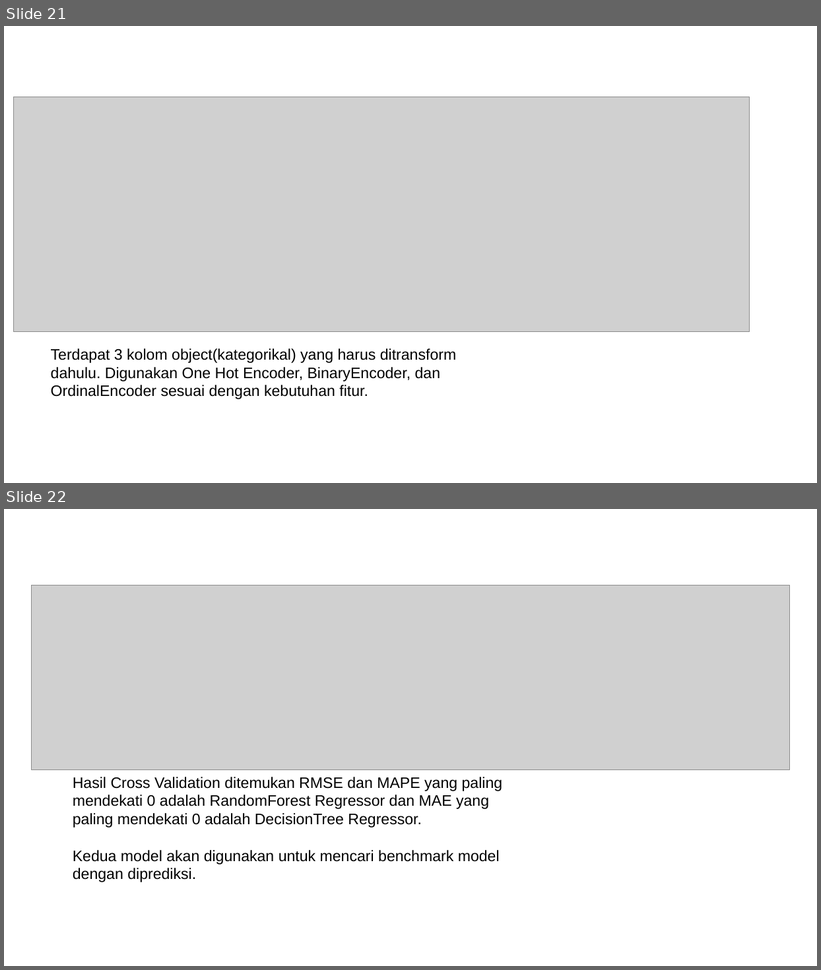
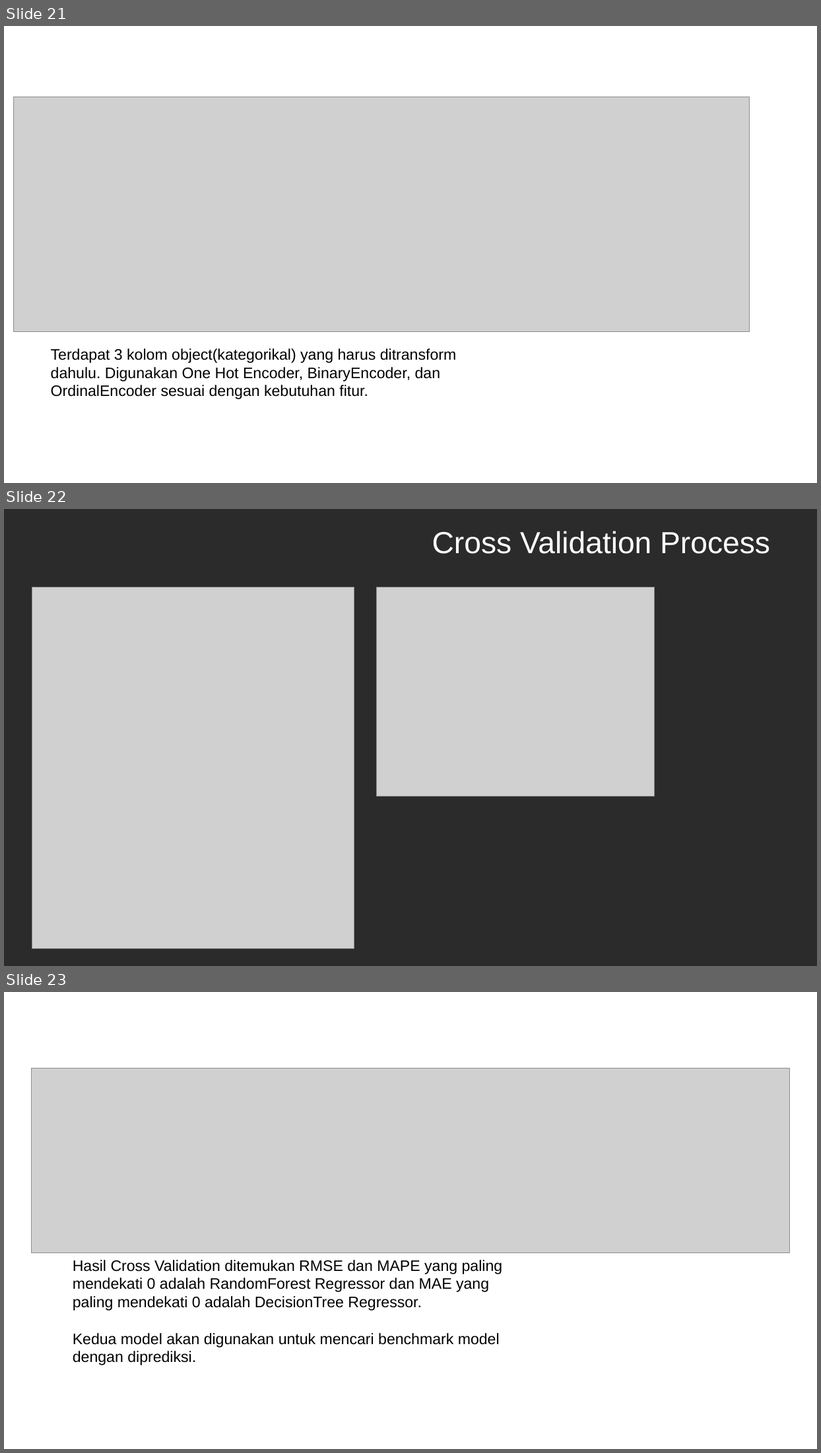
Before and after one commit to edolas315/Capstone-Modul-3, a slide deck: Capstone Modul 3.pptx. Shown one above the other, each under a label of ours: slides 21 and 22 before the commit, slides 21, 22 and 23 after it. The pictures are 821x970 and 821x1453 pixels, drawn with LibreOffice and Linux fonts; fonts in the diff are those of the drawing; grey boxes stand for pictures; background and template pictures are left out; a plain dark background stands for a picture behind light text. Boxes give left, top, right and bottom in pixels: in the first picture for what was removed or moved away, otherwise in the second. Text is boxed around its words. In the diff, an @@ line names an element or a change of style, - is before the commit and + after.

```diff
--- a/Capstone Modul 3.pptx
+++ b/Capstone Modul 3.pptx
@@ slide 22 added at (4,509,817,966), background picture (left out) @@
@@ title added at (432,531,770,554), 36 pt, text #FFFFFF @@
+Cross Validation Process
@@ picture added at (32,588,354,949) @@
@@ picture added at (377,588,655,797) @@
@@ what was slide 22 is now slide 23 @@
```
Also in this commit, not shown: 3 other slides added.
